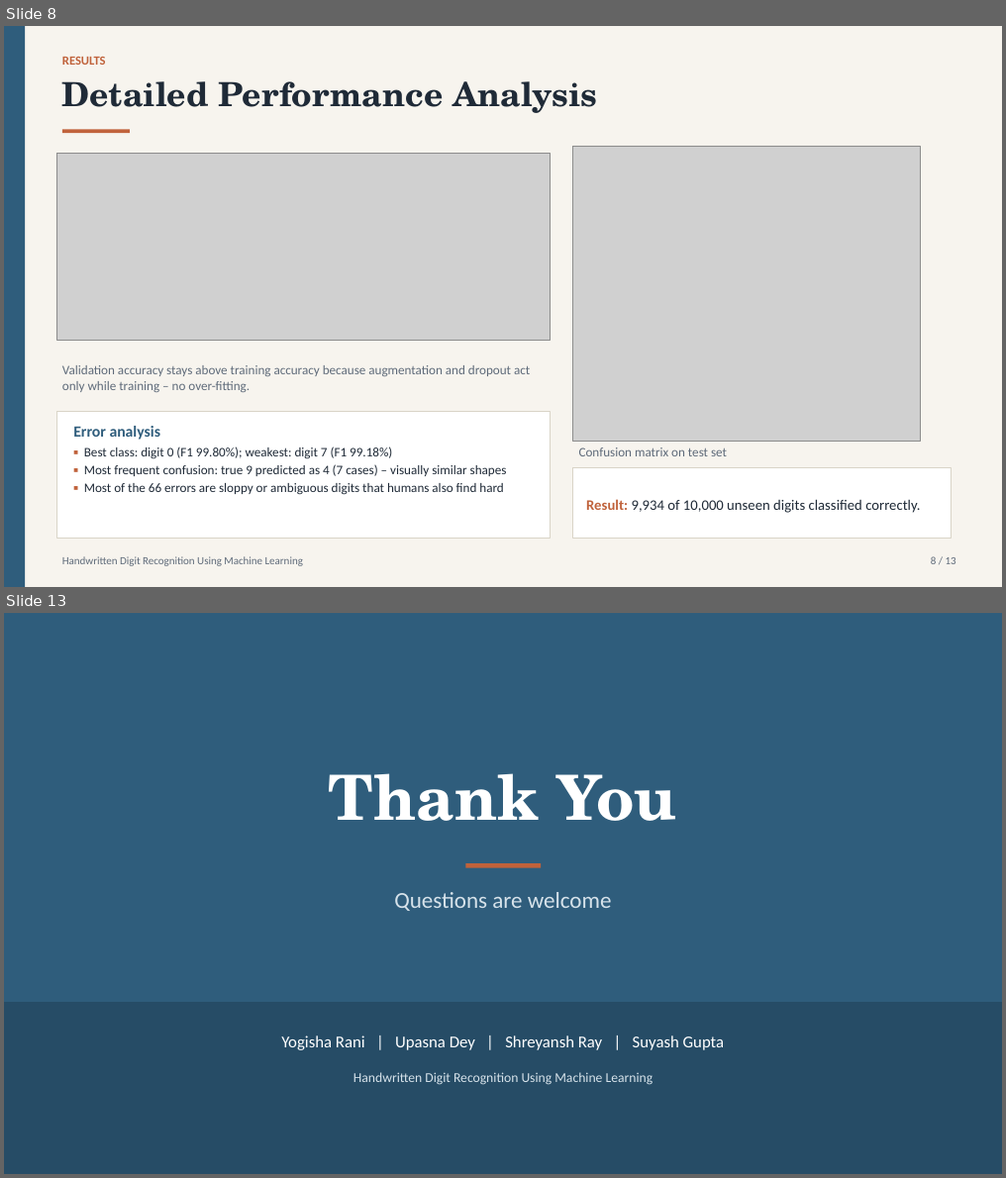
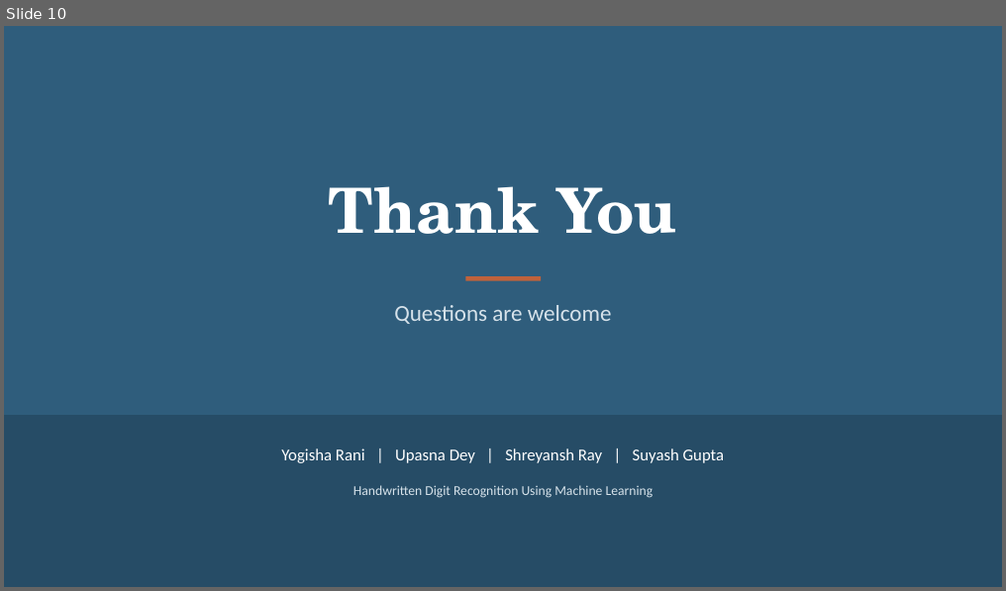
Before and after one commit to LostRunes/digirecog, a slide deck: Handwritten_Digit_Recognition.pptx. Shown one above the other, each under a label of ours: slides 8 and 13 before the commit, slide 10 after it; the slides between them are not shown. The pictures are 1006x1178 and 1006x591 pixels, drawn with LibreOffice and Linux fonts; fonts in the diff are those of the drawing; grey boxes stand for pictures. Boxes give left, top, right and bottom in pixels: in the first picture for what was removed or moved away, otherwise in the second. Text is boxed around its words. In the diff, an @@ line names an element or a change of style, - is before the commit and + after.

```diff
--- a/Handwritten_Digit_Recognition.pptx
+++ b/Handwritten_Digit_Recognition.pptx
@@ slide 8 removed at [4,26,1002,587], background #F7F4EE @@
@@ rectangle removed at [4,26,25,587] @@
@@ text removed at [62,57,106,65] @@
-RESULTS
@@ text removed at [62,81,597,113] @@
-Detailed Performance Analysis
@@ rectangle removed at [62,129,130,133] @@
@@ picture removed at [56,154,550,340] @@
@@ picture removed at [573,146,921,442] @@
@@ text removed at [62,366,530,392] @@
-Validation accuracy stays above training accuracy because augmentation and dropout act only while training – no over-fitting.
@@ rectangle removed at [56,411,550,539] @@
@@ text removed at [73,426,161,440] @@
-Error analysis
@@ text removed at [84,447,507,495] @@
-▪ Best class: digit 0 (F1 99.80%); weakest: digit 7 (F1 99.18%)
-▪ Most frequent confusion: true 9 predicted as 4 (7 cases) – visually similar shapes
-▪ Most of the 66 errors are sloppy or ambiguous digits that humans also find hard
@@ rectangle removed at [573,468,951,539] @@
@@ text removed at [579,448,727,457] @@
-Confusion matrix on test set
@@ text removed at [586,499,920,513] @@
-Result: 9,934 of 10,000 unseen digits classified correctly.
@@ text removed at [62,557,303,567] @@
-Handwritten Digit Recognition Using Machine Learning
@@ text removed at [931,557,956,565] @@
-8 / 13
@@ what was slide 13 is now slide 10 @@
```
Also in this commit, not shown: 7 slides changed, 1 slide added, 3 other slides removed, 1 other file.
